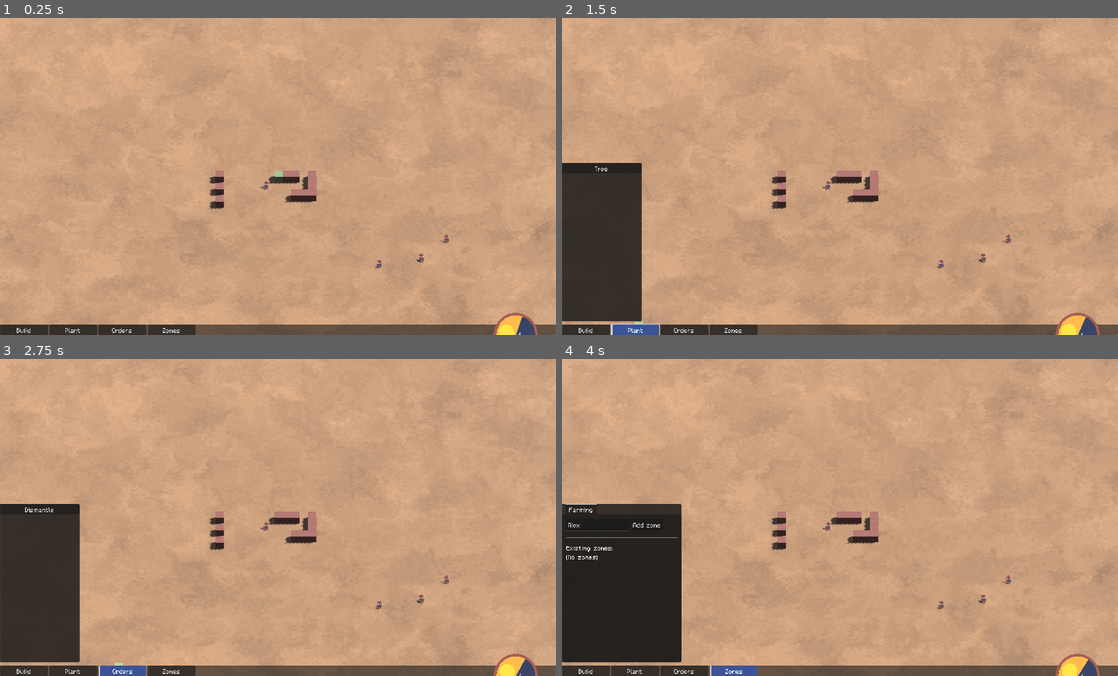
Above: before the commit, frames 1-4 (two rows, left to right).
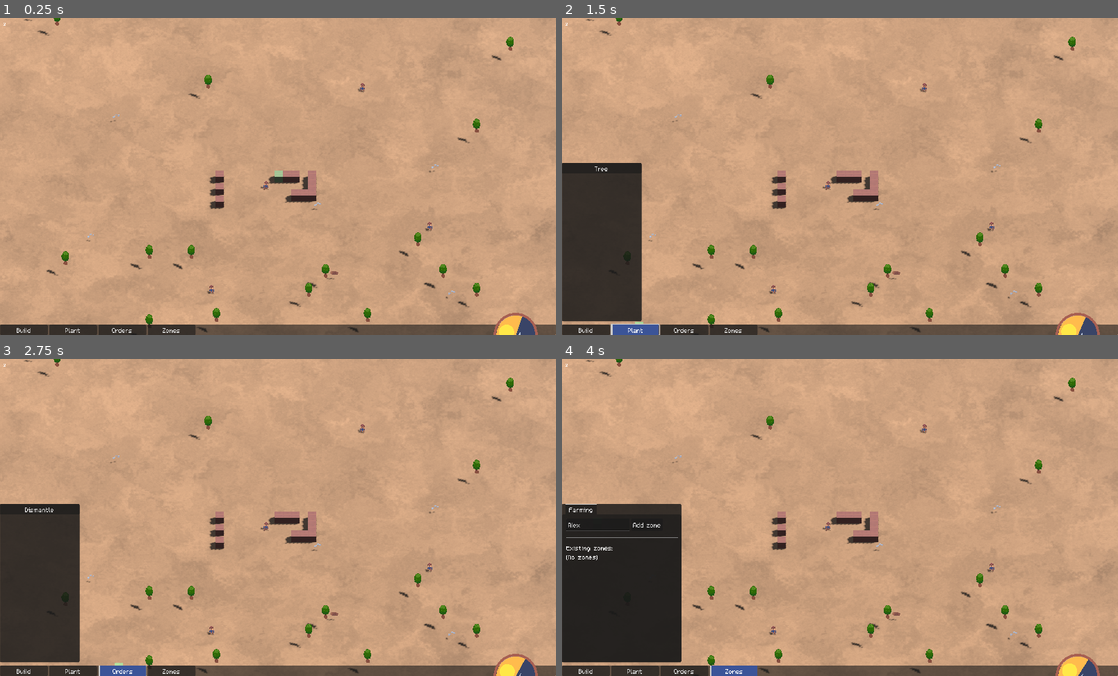
Above: after the commit, the same moments.

Repository: speakk/gnome_village
Game: Godot game, scene res://src/main_3d.tscn
The game is run twice, just before and just after one commit, with the same random seed, the same clock (stepped at 60 frames per second) and the same inputs.
Inputs (mouse positions are in pixels of both pictures, inside the frame that each line leads up to):
- Up to frame 1 (0.25 s): no input
- Up to frame 2 (1.5 s): click "Build" at 0.5 s; click "Plant" at 1.25 s
- Up to frame 3 (2.75 s): click "Orders" at 2 s
- Up to frame 4 (4 s): click "Zones" at 2.75 s; click (595, 523) at 3.52 s; type "Alex" at 3.6 s

The runs differ from the first frame. In frame 1, 1.0% of the frame differs, in the area x 0-93%, y 0-100%; in frame 2, 1.0%; in frame 3, 1.0%; in frame 4, 1.0%.

Commit message:
Pathfinding kinda works again!

Diff:
--- a/src/PathFinder.gd
+++ b/src/PathFinder.gd
@@ -1,8 +1,6 @@
 extends Node
 
 @onready var astar_grid := AStarGrid2D.new()
-
-const map_offset: Vector2i = Vector2i(MainMap3D.MAP_SIZE_X/2, MainMap3D.MAP_SIZE_Y/2)
 
 func _ready() -> void:
 	Events.map_ready.connect(_map_ready)
@@ -15,23 +13,23 @@
 
 func _map_ready(_map: MainMap3D) -> void:
 	astar_grid.cell_size = MainMap3D.CELL_SIZE
-	astar_grid.region = Rect2i(0, 0, MainMap3D.MAP_SIZE_X, MainMap3D.MAP_SIZE_Y)
+	astar_grid.region = Rect2i(-MainMap3D.MAP_SIZE_X/2, -MainMap3D.MAP_SIZE_Y/2, MainMap3D.MAP_SIZE_X, MainMap3D.MAP_SIZE_Y)
 	astar_grid.diagonal_mode = AStarGrid2D.DIAGONAL_MODE_ONLY_IF_NO_OBSTACLES
 	astar_grid.update()
 
 func _solid_cell_placed(coordinate: Vector2i) -> void:
-	astar_grid.set_point_solid(coordinate - map_offset)
+	astar_grid.set_point_solid(coordinate)
 	Events.map_changed.emit(coordinate)
 
 func _solid_cell_removed(coordinate: Vector2i) -> void:
-	astar_grid.set_point_solid(coordinate - map_offset, false)
+	astar_grid.set_point_solid(coordinate, false)
 	Events.map_changed.emit(coordinate)
 
 func is_position_solid(coordinate: Vector2i) -> bool:
-	return astar_grid.is_point_solid(coordinate - map_offset)
+	return astar_grid.is_point_solid(coordinate)
 
 func is_valid_position(coordinate: Vector2i, check_for_solid: bool = true) -> bool:
-	return astar_grid.is_in_bounds(coordinate.x - map_offset.x, coordinate.y - map_offset.y) and (not check_for_solid or not is_position_solid(coordinate))
+	return astar_grid.is_in_bounds(coordinate.x, coordinate.y) and (not check_for_solid or not is_position_solid(coordinate))
 
 var all_directions: Array[Vector2i] = [
 	Vector2i(-1, -1),
--- a/src/items/item_on_ground/ItemOnGround.gd
+++ b/src/items/item_on_ground/ItemOnGround.gd
@@ -8,8 +8,7 @@
 
 @onready var ITEM_ON_GROUND := preload("res://src/items/item_on_ground/ItemOnGround.tscn")
 
-@onready var sprite := $Sprite2D as Sprite2D
-@onready var occluder := $LightOccluder2D as LightOccluder2D
+@onready var sprite := $Sprite3D as Sprite3D
 @onready var itemAmount := $ItemAmount as ItemAmount
 @onready var constructionInventory := $ConstructionInventory as Inventory
 
@@ -44,7 +43,6 @@
 	var coordinate := Globals.get_map().global_position_to_coordinate(global_position)
 
 	sprite.visible = false
-	occluder.visible = false
 
 	if item.rendering_type == Item.RenderingType.Sprite:
 		sprite.visible = true
@@ -55,8 +53,7 @@
 		sprite.centered = false
 		var sprite_size := sprite.texture.get_size() / Vector2(sprite.hframes, sprite.vframes)
 		sprite.offset = (- item.origin * sprite_size) - Vector2(MainMap3D.CELL_SIZE / 2)
-		occluder.visible = item.cast_shadow_enabled
-		occluder.position = (item.cast_shadow_origin * sprite_size)
+		sprite.offset.y *= -1
 
 	elif item.rendering_type == Item.RenderingType.Terrain:
 		#Events.terrain_placed.emit(coordinate, item.target_layer, item.terrain_set_id, item.terrain_id, item.is_solid, self)
@@ -82,7 +79,7 @@
 			Events.terrain_placed.emit(coordinate, item.mesh_id, item.is_solid, current_state == ItemState.Blueprint)
 			Events.terrain_cleared.emit(coordinate, true)
 		elif item.rendering_type == Item.RenderingType.Sprite:
-			$Sprite2D.modulate = Color.WHITE
+			$Sprite3D.modulate = Color.WHITE
 		elif item.rendering_type == Item.RenderingType.None and item.scene:
 			get_node("scene").modulate = Color.WHITE
 
@@ -94,7 +91,7 @@
 			Events.terrain_placed.emit(coordinate, item.mesh_id, item.is_solid, true)
 			Events.terrain_cleared.emit(coordinate, false)
 		elif item.rendering_type == Item.RenderingType.Sprite:
-			$Sprite2D.modulate = Color(0.6, 0.6, 1.0, 0.5)
+			$Sprite3D.modulate = Color(0.6, 0.6, 1.0, 0.5)
 		elif item.rendering_type == Item.RenderingType.None and item.scene:
 			get_node("scene").modulate = Color(0.6, 0.6, 1.0, 0.5)
 
@@ -227,7 +224,7 @@
 
 func finish_construction() -> void:
 	if not finish_emitted:
-		$Sprite2D.modulate = Color.WHITE
+		$Sprite3D.modulate = Color.WHITE
 		$ProgressBar.hide()
 
 		await get_tree().process_frame
--- a/src/items/item_on_ground/ItemOnGround.tscn
+++ b/src/items/item_on_ground/ItemOnGround.tscn
@@ -1,13 +1,10 @@
-[gd_scene load_steps=12 format=3 uid="uid://f30j7nr3ioc4"]
+[gd_scene load_steps=11 format=3 uid="uid://f30j7nr3ioc4"]
 
 [ext_resource type="Script" path="res://src/items/item_on_ground/ItemOnGround.gd" id="1_j80v7"]
 [ext_resource type="Texture2D" uid="uid://dbembrglpom0n" path="res://assets/tree.png" id="3_n3puk"]
 [ext_resource type="Texture2D" uid="uid://bw1pf7p1ry4gq" path="res://assets/dismantle_indicator.png" id="4_xl2yw"]
 [ext_resource type="PackedScene" uid="uid://4uoik2g4sk5c" path="res://src/components/ItemAmount.tscn" id="6_ch2ij"]
 [ext_resource type="PackedScene" uid="uid://dnly7t4x7n0av" path="res://src/components/Inventory.tscn" id="6_lqhr4"]
-
-[sub_resource type="OccluderPolygon2D" id="OccluderPolygon2D_50i3m"]
-polygon = PackedVector2Array(-4, -3, -5, 0, -4, 3, 0, 4, 4, 3, 5, 0, 4, -3, 0, -4)
 
 [sub_resource type="Gradient" id="Gradient_fm3l8"]
 colors = PackedColorArray(0.492029, 0.550781, 0.333705, 1, 1, 0.936739, 0.577836, 1)
@@ -26,11 +23,12 @@
 [node name="ItemOnGround" type="Node3D" groups=["item_on_ground"]]
 script = ExtResource("1_j80v7")
 
-[node name="Sprite2D" type="Sprite2D" parent="."]
+[node name="Sprite3D" type="Sprite3D" parent="."]
+pixel_size = 0.05
+billboard = 1
+alpha_cut = 1
+texture_filter = 0
 texture = ExtResource("3_n3puk")
-
-[node name="LightOccluder2D" type="LightOccluder2D" parent="."]
-occluder = SubResource("OccluderPolygon2D_50i3m")
 
 [node name="DismantleIndicator" type="Sprite2D" parent="."]
 visible = false
--- a/src/main_3d.gd
+++ b/src/main_3d.gd
@@ -8,8 +8,8 @@
 @export var daylight_amount: Curve
 @export var yellow_light_amount: Curve
 
-const TEST_TREES = 1
-const TEST_RESOURCES = 2
+const TEST_TREES = 40
+const TEST_RESOURCES = 20
 const TEST_SETTLERS = 5
 const DECAL_AMOUNT = 2
 
@@ -25,35 +25,33 @@
 
 	print("Now spawning entities")
 
-	#for i in TEST_TREES:
-		#var random_position := Vector3(randf_range(0, map_size_real_x), 0, randf_range(0, map_size_real_y))
-		#var grid_position := Globals.get_map().global_position_to_coordinate(random_position)
-		#var quantized_position := Globals.get_map().coordinate_to_global_position(grid_position)
-		#if not PathFinder.is_position_solid(grid_position):
-			#var item_on_ground := (ITEM_ON_GROUND.instantiate() as ItemOnGround)
-			#%Entities.add_child(item_on_ground)
-			#item_on_ground.global_position = quantized_position
-			#item_on_ground.initialize(Items.Id.Tree)
-			#
-	#
-	#await get_tree().physics_frame
+	for i in TEST_TREES:
+		var grid_position := Globals.get_map().get_random_coordinate()
+		var quantized_position := Globals.get_map().coordinate_to_global_position(grid_position)
+		if not PathFinder.is_position_solid(grid_position):
+			var item_on_ground := (ITEM_ON_GROUND.instantiate() as ItemOnGround)
+			%Entities.add_child(item_on_ground)
+			item_on_ground.global_position = quantized_position
+			item_on_ground.initialize(Items.Id.Tree)
+
+
+	await get_tree().physics_frame
 #
-	#var item_types: Array[Items.Id] = [Items.Id.Wood, Items.Id.Stone]
+	var item_types: Array[Items.Id] = [Items.Id.Wood, Items.Id.Stone]
 #
-	#for i in TEST_RESOURCES:
-		#var random_position := Vector3(randf_range(0, map_size_real_x), randf_range(0, map_size_real_y), 0.0)
-		#var grid_position := Globals.get_map().global_position_to_coordinate(random_position)
-		#var quantized_position := Globals.get_map().coordinate_to_global_position(grid_position)
-		#if not PathFinder.is_position_solid(grid_position):
-			#var item_on_ground := (ITEM_ON_GROUND.instantiate() as ItemOnGround)
-			#%Entities.add_child(item_on_ground)
-			#item_on_ground.global_position = quantized_position
-			#item_on_ground.initialize(item_types.pick_random())
+	for i in TEST_RESOURCES:
+		var grid_position := Globals.get_map().get_random_coordinate()
+		var quantized_position := Globals.get_map().coordinate_to_global_position(grid_position)
+		if not PathFinder.is_position_solid(grid_position):
+			var item_on_ground := (ITEM_ON_GROUND.instantiate() as ItemOnGround)
+			%Entities.add_child(item_on_ground)
+			item_on_ground.global_position = quantized_position
+			item_on_ground.initialize(item_types.pick_random())
 
 	var settlers_to_place := TEST_SETTLERS
 	var attempts := 400
 	for i in attempts:
-		var grid_position := Vector2i(randi_range(0, map_size_real_x), randi_range(0, map_size_real_y))
+		var grid_position := Globals.get_map().get_random_coordinate()
 		var quantized_position := Globals.get_map().coordinate_to_global_position(grid_position)
 		if not PathFinder.is_position_solid(grid_position):
 			var settler := SETTLER.instantiate()
--- a/src/map/MainMap3D.gd
+++ b/src/map/MainMap3D.gd
@@ -5,9 +5,9 @@
 
 @onready var ITEM_ON_GROUND := preload("res://src/items/item_on_ground/ItemOnGround.tscn")
 
-const MAP_SIZE_X: int = 40
-const MAP_SIZE_Y: int = 40
-const CELL_SIZE := Vector2i(1, 1)
+const MAP_SIZE_X: int = 100
+const MAP_SIZE_Y: int = 100
+const CELL_SIZE := Vector2(1, 1)
 
 @onready var map_tile_selector := $MapTileSelector as MapTileSelector
 
@@ -139,7 +139,6 @@
 	selected_ui_action = new_ui_action
 
 func _tiles_selected(coordinates: Array[Vector2i]) -> void:
-	print("Tiles selected called")
 	if selected_ui_action:
 		action_handlers[selected_ui_action.ui_action_id].call(coordinates)
 
@@ -205,7 +204,7 @@
 # TODO: Unholy
 func get_random_coordinate(accept_occupied: bool = true) -> Vector2i:
 	while(true):
-		var random_position := Vector2i(randi_range(1, MAP_SIZE_X-1), randi_range(1, MAP_SIZE_Y-1))
+		var random_position := Vector2i(randi_range(1, MAP_SIZE_X-1), randi_range(1, MAP_SIZE_Y-1)) - Vector2i(MAP_SIZE_X, MAP_SIZE_Y) / 2
 		if not PathFinder.is_position_solid(random_position):
 			return random_position
 
--- a/src/settler/settler.gd
+++ b/src/settler/settler.gd
@@ -8,10 +8,10 @@
 
 @onready var inventory: Inventory = $Inventory
 
-const REACH_DISTANCE := MainMap3D.CELL_SIZE.x * 1.5
-const AT_DISTANCE := 10.0
-
-var walk_speed := 100.0
+const REACH_DISTANCE := MainMap3D.CELL_SIZE.x * 2.0
+const AT_DISTANCE := 1.5
+
+var walk_speed := 5.0
 var build_speed := 0.3
 var dismantling_speed := 3
 var open_door_speed := 0.6
@@ -135,6 +135,7 @@
 	return current_task_actuator
 
 func start_task(task: Task) -> void:
+	print("Starting task")
 	var task_actuator := Tasks.create_task_actuator(task)
 	task.tree_exited.connect(_clean_up_actuator)
 	task.failed.connect(_task_failed)
@@ -150,6 +151,7 @@
 		current_task_actuator = null
 
 func _task_failed(_task: Task) -> void:
+	print("Task failed oh no")
 	_clean_up_actuator()
 
 func finish_current_task() -> void:
--- a/src/tasks/task_actuators/bring_resource.gd
+++ b/src/tasks/task_actuators/bring_resource.gd
@@ -30,6 +30,7 @@
 	if not _material:
 		var material := find_closest_material(task.item_requirement)
 		if not material:
+			print("No material, fail")
 			task.has_failed = true
 			return
 
--- a/src/tasks/task_assigner/TaskHandler.gd
+++ b/src/tasks/task_assigner/TaskHandler.gd
@@ -81,7 +81,7 @@
 	if "blueprint" in task:
 		target = task.blueprint.global_position
 
-	print("Getting available settler", target)
+	#print("Getting available settler", target)
 
 	if target:
 		var settlers_clone := settlers.duplicate()
@@ -94,13 +94,16 @@
 		)
 
 		if available.size() > 0:
+			print("Found aivalbe")
 			return available.front()
 
 	else:
 		for settler in settlers:
 			if settler.is_available_for_work():
+				print("SETTLER AVIABLEB")
 				return settler
 
+	print("NO setlters :(")
 	return null
 
 var task_process_timer := 0.0
